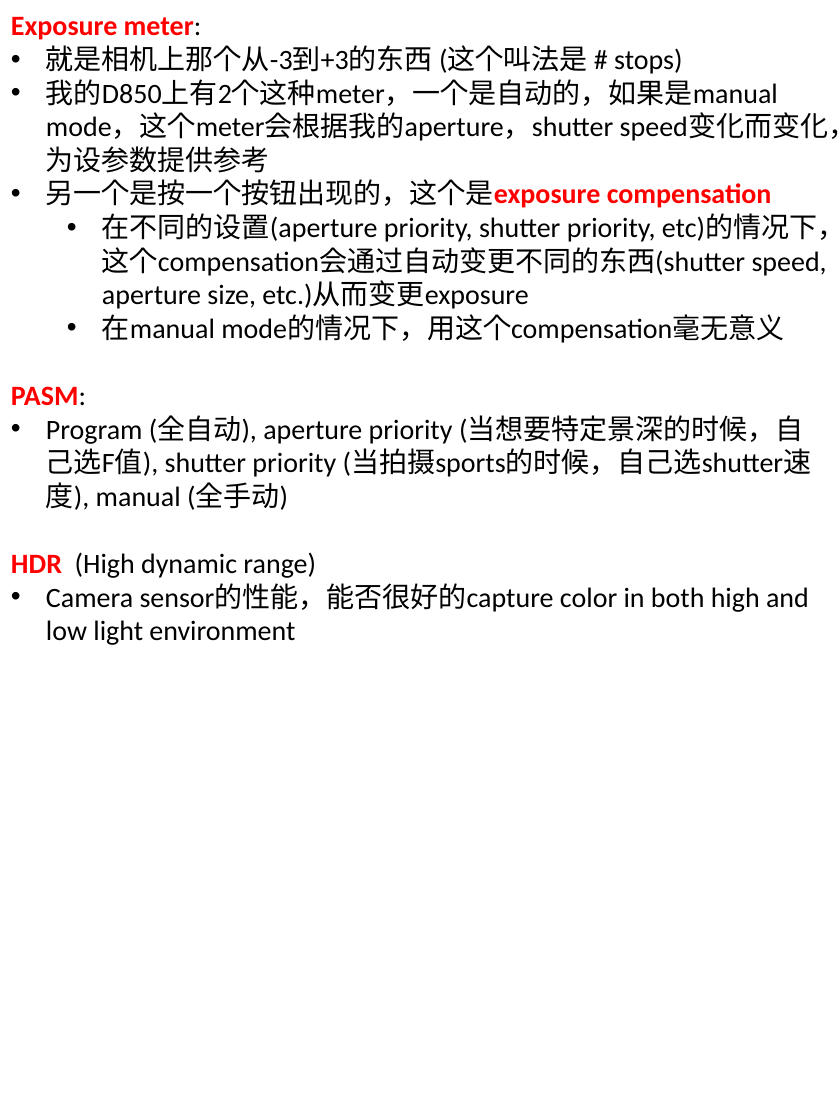
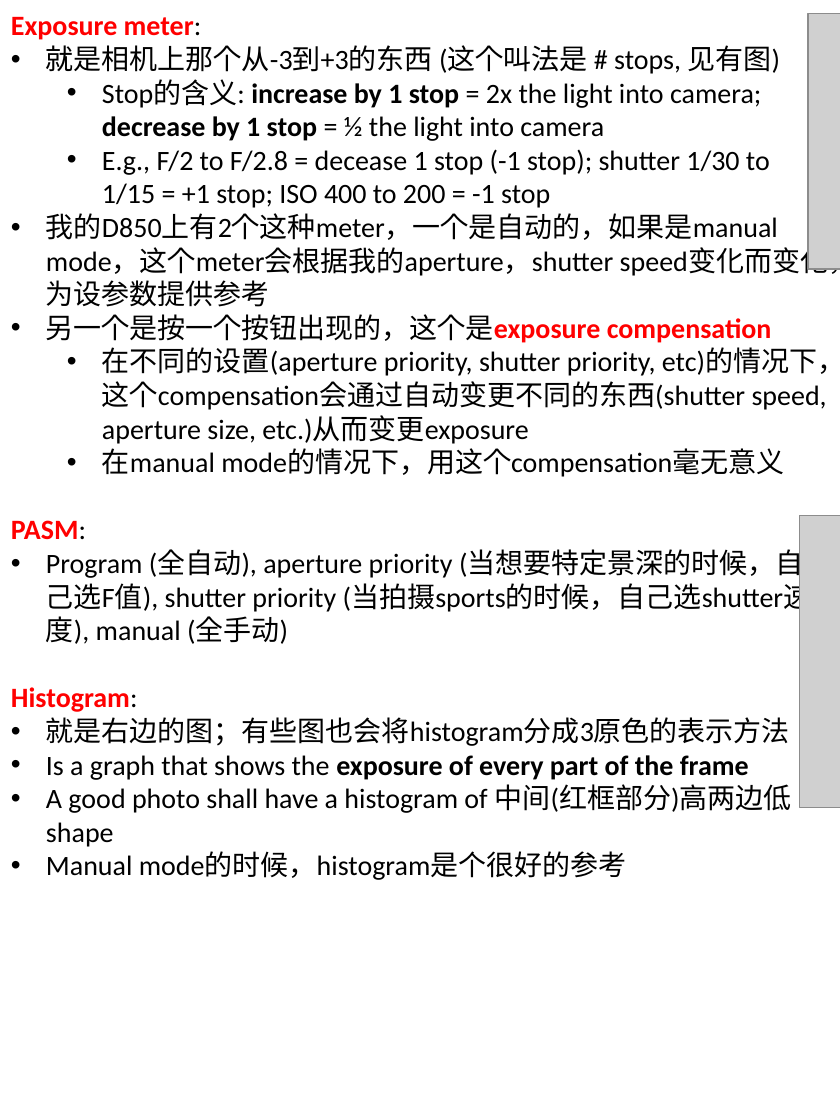
Before and after one commit to legend507/CommonSense, a slide deck: slide 4 of [BeAPhotographer].pptx. Drawn at 840x1120 pixels with LibreOffice and Linux fonts; fonts in the diff are those of the drawing; grey boxes stand for pictures. Boxes give left, top, right and bottom in pixels: in the first picture for what was removed or moved away, otherwise in the second. Text is boxed around its words. In the diff, an @@ line names an element or a change of style, - is before the commit and + after.

Commit message:
add knowledge
- photo
add stop and histogram meaning

```diff
--- a/[BeAPhotographer].pptx
+++ b/[BeAPhotographer].pptx
@@ picture added at bbox=[808, 13, 840, 270] @@
@@ text at bbox=[46, 45, 780, 208]: text changed @@
-• 就是相机上那个从-3到+3的东西 (这个叫法是 # stops)
+• 就是相机上那个从-3到+3的东西 (这个叫法是 # stops, 见有图)
+  • Stop的含义: increase by 1 stop = 2x the light into camera; decrease by 1 stop = ½ the light into camera
+  • E.g., F/2 to F/2.8 = decease 1 stop (-1 stop); shutter 1/30 to 1/15 = +1 stop; ISO 400 to 200 = -1 stop
@@ picture added at bbox=[800, 516, 840, 809] @@
@@ text at bbox=[11, 687, 792, 880]: text changed @@
-HDR (High dynamic range)
-• Camera sensor的性能，能否很好的capture color in both high and low light environment
+Histogram:
+• 就是右边的图；有些图也会将histogram分成3原色的表示方法
+• Is a graph that shows the exposure of every part of the frame
+• A good photo shall have a histogram of 中间(红框部分)高两边低 shape
+• Manual mode的时候，histogram是个很好的参考
```
Also in this commit, not shown: 1 other slide changed.
